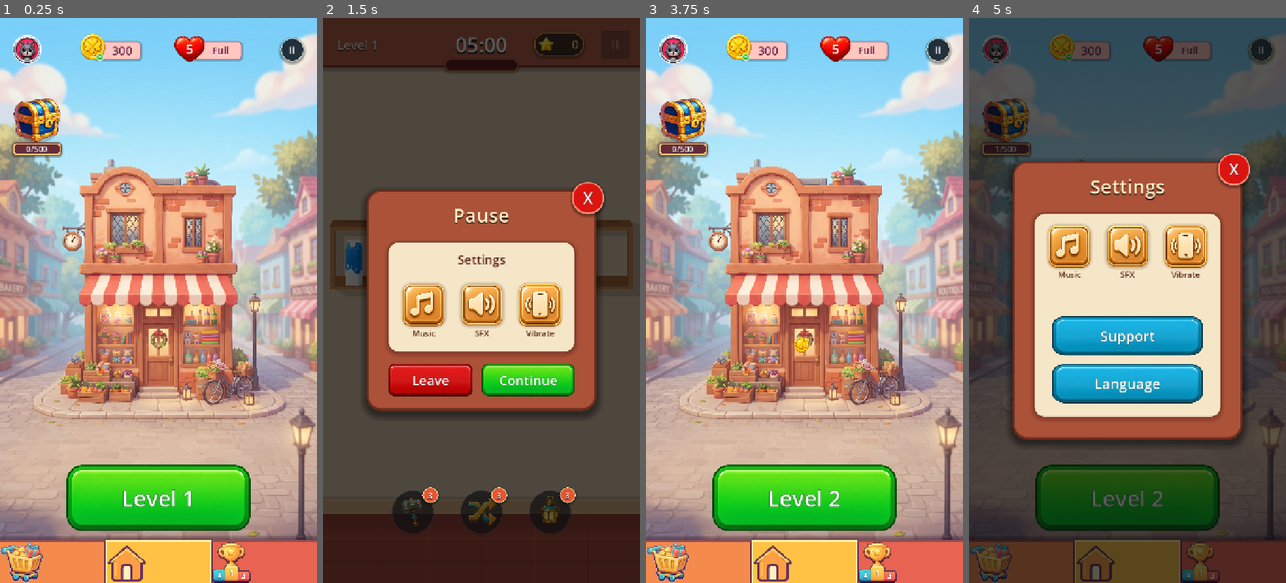
Above: before the commit, frames 1-4 (left to right).
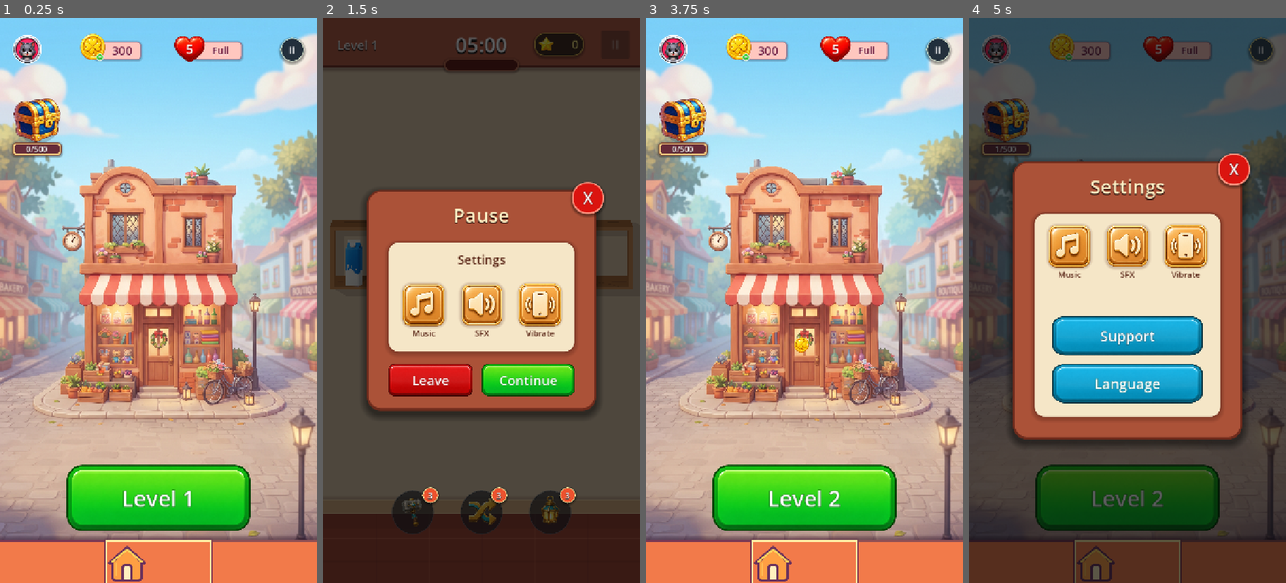
Above: after the commit, the same moments.

Repository: vladeque/sorting-puzzle
Game: Godot game, scene res://scenes/main_menu.tscn
The game is run twice, just before and just after one commit, with the same random seed, the same clock (stepped at 60 frames per second) and the same inputs.
Inputs:
- Up to frame 1 (0.25 s): no input
- Up to frame 2 (1.5 s): click "Level 1" at 0.5 s; click "II" at 1.25 s
- Up to frame 3 (3.75 s): click "Continue" at 2 s; click "3" at 2.75 s; click "Next" at 3.5 s
- Up to frame 4 (5 s): click "II" at 4.25 s

The runs differ from the first frame. In frame 1, 3.1% of the frame differs, in the area x 0-80%, y 92-100%; in frame 2, nothing differs; in frame 3, 3.1%; in frame 4, 0.7%.

Commit message:
Unify bottom navigation bar color

Diff:
--- a/scenes/ui/main_menu_bottom_navigation.tscn
+++ b/scenes/ui/main_menu_bottom_navigation.tscn
@@ -1,12 +1,12 @@
 [gd_scene format=3 uid="uid://cuq4oceh2x5if"]
 
 [ext_resource type="Script" path="res://scripts/main_menu_bottom_navigation.gd" id="1_script"]
-[ext_resource type="Texture2D" uid="uid://hecsnvcj6ya4" path="res://assets/ui/nav_shop.png" id="2_shop"]
+[ext_resource type="Texture2D" uid="uid://yltncpgta1v1" path="res://assets/ui/shopping_cart_icon_128x128.png" id="2_xh1q6"]
 [ext_resource type="Texture2D" uid="uid://bm3kk8pml5kqn" path="res://assets/ui/nav_home.svg" id="3_home"]
-[ext_resource type="Texture2D" uid="uid://1rjnbqsyupm" path="res://assets/ui/nav_leaderboard.png" id="4_leaderboard"]
+[ext_resource type="Texture2D" uid="uid://dqhhque5vqwqv" path="res://assets/ui/trophy_icon_128x128.png" id="4_4cxw6"]
 
 [sub_resource type="StyleBoxFlat" id="StyleBoxFlat_bar"]
-bg_color = Color(0.36, 0.13, 0.28, 1)
+bg_color = Color(0.95, 0.48, 0.29, 1)
 border_width_top = 5
 border_color = Color(1, 0.78, 0.32, 1)
 shadow_color = Color(0.16, 0.05, 0.13, 0.42)
@@ -14,24 +14,24 @@
 shadow_offset = Vector2(0, -4)
 
 [sub_resource type="StyleBoxFlat" id="StyleBoxFlat_shop"]
-bg_color = Color(0.96, 0.54, 0.3, 1)
+bg_color = Color(0.95, 0.48, 0.29, 1)
 border_width_top = 4
-border_width_right = 2
-border_color = Color(0.42, 0.16, 0.33, 0.75)
+border_width_right = 3
+border_color = Color(0.42, 0.16, 0.33, 0.9)
 corner_detail = 1
 
 [sub_resource type="StyleBoxFlat" id="StyleBoxFlat_shop_pressed"]
-bg_color = Color(0.84, 0.39, 0.23, 1)
+bg_color = Color(0.82, 0.34, 0.22, 1)
 border_width_top = 7
-border_width_right = 2
+border_width_right = 3
 border_color = Color(0.42, 0.16, 0.33, 0.9)
 corner_radius_top_left = 18
 
 [sub_resource type="StyleBoxFlat" id="StyleBoxFlat_home"]
-bg_color = Color(1, 0.76, 0.27, 1)
-border_width_left = 2
-border_width_top = 4
-border_width_right = 2
+bg_color = Color(0.95, 0.48, 0.29, 1)
+border_width_left = 3
+border_width_top = 5
+border_width_right = 3
 border_color = Color(1, 0.94, 0.65, 1)
 corner_detail = 1
 shadow_color = Color(0.35, 0.1, 0.25, 0.28)
@@ -39,7 +39,7 @@
 shadow_offset = Vector2(0, -2)
 
 [sub_resource type="StyleBoxFlat" id="StyleBoxFlat_home_pressed"]
-bg_color = Color(0.93, 0.61, 0.17, 1)
+bg_color = Color(0.82, 0.34, 0.22, 1)
 border_width_left = 2
 border_width_top = 9
 border_width_right = 2
@@ -48,15 +48,15 @@
 corner_radius_top_right = 18
 
 [sub_resource type="StyleBoxFlat" id="StyleBoxFlat_leaderboard"]
-bg_color = Color(0.91, 0.39, 0.32, 1)
-border_width_left = 2
+bg_color = Color(0.95, 0.48, 0.29, 1)
+border_width_left = 3
 border_width_top = 4
 border_color = Color(0.42, 0.16, 0.33, 0.75)
 corner_detail = 1
 
 [sub_resource type="StyleBoxFlat" id="StyleBoxFlat_leaderboard_pressed"]
-bg_color = Color(0.78, 0.28, 0.25, 1)
-border_width_left = 2
+bg_color = Color(0.82, 0.34, 0.22, 1)
+border_width_left = 3
 border_width_top = 7
 border_color = Color(0.42, 0.16, 0.33, 0.9)
 corner_radius_top_right = 18
@@ -88,7 +88,7 @@
 mouse_default_cursor_shape = 2
 theme_override_styles/normal = SubResource("StyleBoxFlat_shop")
 theme_override_styles/pressed = SubResource("StyleBoxFlat_shop_pressed")
-icon = ExtResource("2_shop")
+icon = ExtResource("2_xh1q6")
 expand_icon = true
 
 [node name="HomeButton" type="Button" parent="Buttons" unique_id=586148991]
@@ -112,5 +112,5 @@
 mouse_default_cursor_shape = 2
 theme_override_styles/normal = SubResource("StyleBoxFlat_leaderboard")
 theme_override_styles/pressed = SubResource("StyleBoxFlat_leaderboard_pressed")
-icon = ExtResource("4_leaderboard")
+icon = ExtResource("4_4cxw6")
 expand_icon = true
Not shown, changed: docs/SCENES.md
